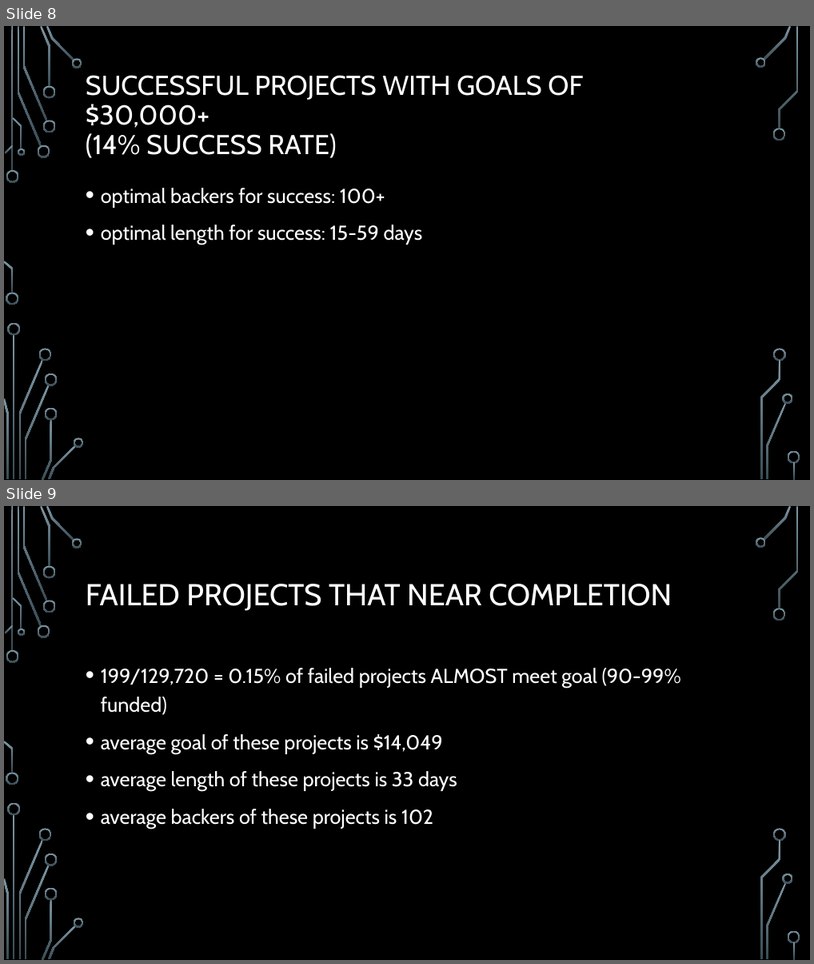
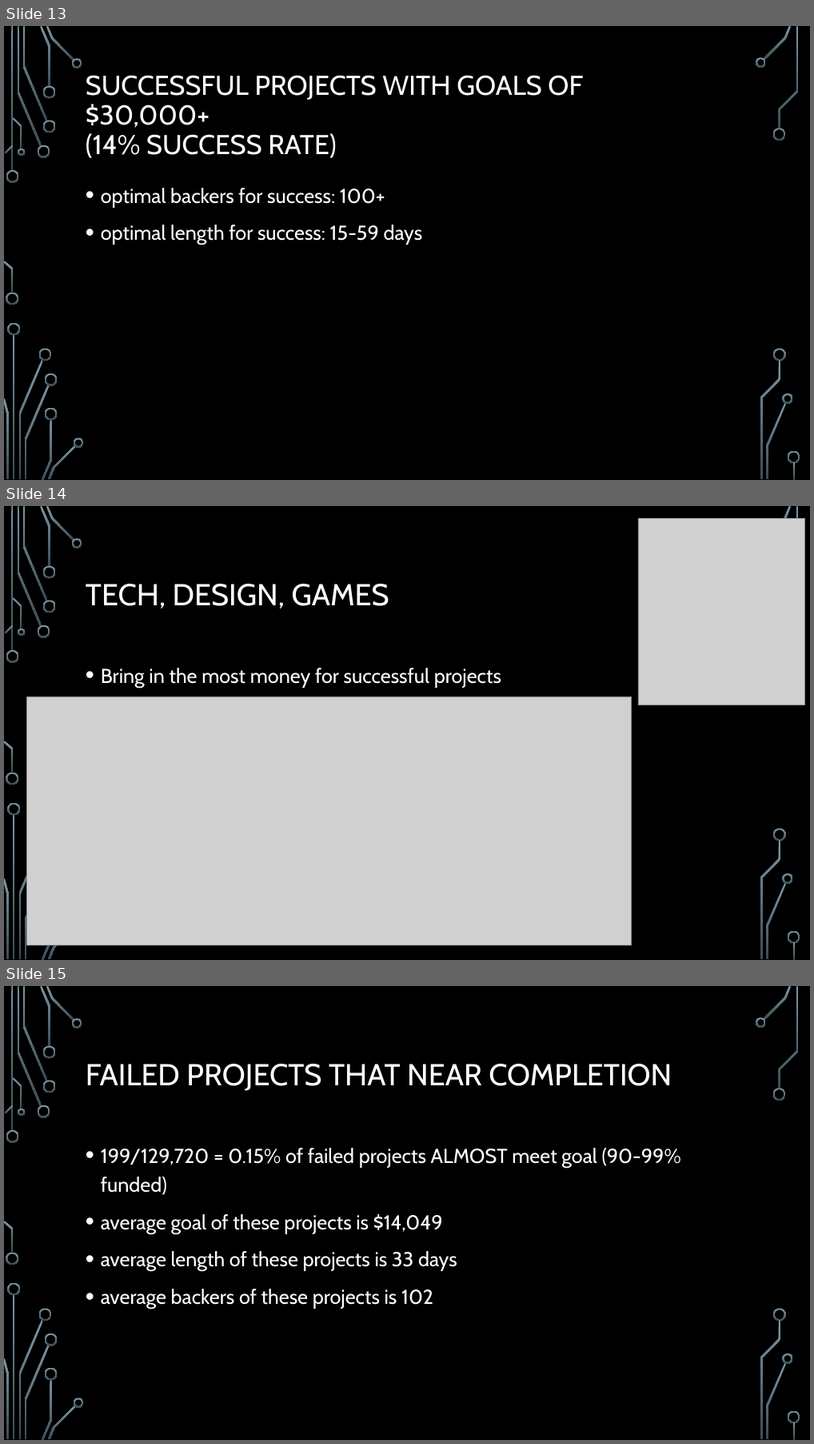
Before and after one commit to anitawahi/DataAnalyticsPractitioner22, a slide deck: Kickstarter Project Pres.pptx. Shown one above the other, each under a label of ours: slides 8 and 9 before the commit, slides 13, 14 and 15 after it. The pictures are 814x964 and 814x1444 pixels, drawn with LibreOffice and Linux fonts; fonts in the diff are those of the drawing; grey boxes stand for pictures; background and template pictures are left out. Boxes give left, top, right and bottom in pixels: in the first picture for what was removed or moved away, otherwise in the second. Text is boxed around its words. In the diff, an @@ line names an element or a change of style, - is before the commit and + after.

```diff
--- a/Kickstarter Project Pres.pptx
+++ b/Kickstarter Project Pres.pptx
@@ slide 14 added at (x1=4, y1=506, x2=810, y2=960), background picture (left out); not listed: 30 template elements that a slide beside it also shows @@
@@ picture added at (x1=638, y1=519, x2=806, y2=705) @@
@@ title added at (x1=86, y1=584, x2=390, y2=608), 36 pt, text #FFFFFF @@
+TECH, DESIGN, GAMES
@@ text added at (x1=101, y1=668, x2=502, y2=688), 24 pt, text #FFFFFF @@
+• Bring in the most money for successful projects
@@ picture added at (x1=27, y1=696, x2=632, y2=944) @@
@@ what was slide 8 is now slide 13 @@
@@ what was slide 9 is now slide 15 @@
```
Also in this commit, not shown: 2 slides changed, 5 other slides added.
